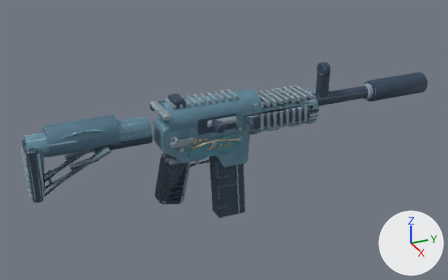
The glTF model models/csgo/anime-m4a1.glb as it was, and as the next commit left it.
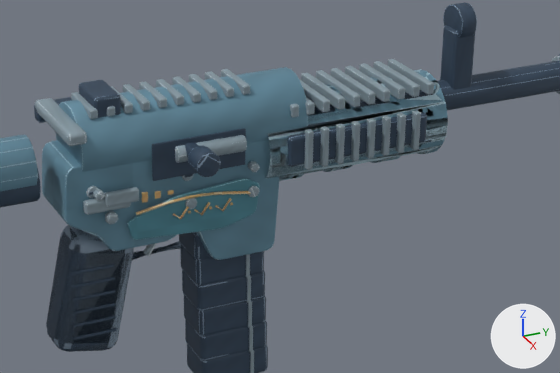
The first picture shows the older version from a camera (50 mm lens) standing at (1.243, -0.46, 0.593) and looking at (-0.016, 0.106, -0.036). The close-ups show the older and then the newer version on the part from 30% to 81% of the width and 22% to 76% of the height of that picture. Only the edits that show in the close-ups are written down. The axes (+X, +Y, +Z) are drawn at lower right. The lights are the same throughout. Where no turn or scale is listed for an object, it has been applied to the vertices. Vertices at exactly the same position are counted once.

Objects in the first close-up: 'World hardware', 'World paint', 'bolt_Machined edges', 'bolt_Polymer', 'magazine_Machined edges', 'magazine_Parkerized steel', 'weapon_Inset blue ceramic', 'weapon_Machined edges', 'weapon_Parkerized steel', 'weapon_Polymer', 'weapon_Weapon finish / Parkerized steel' and 3 more.
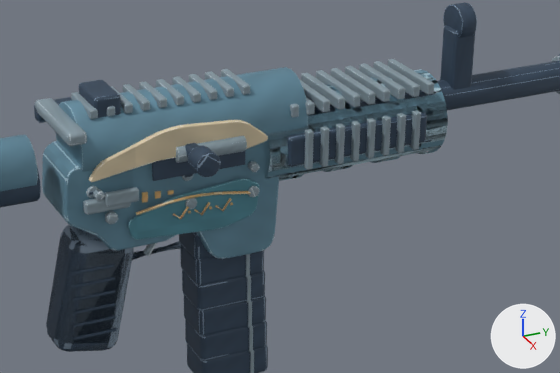
Boxes [x1, y1, x2, y2] around the edits, measured in the close-ups (560 x 373 px; the box of a moved part takes in the faces that stretch with it):
```json
{"object": "weapon_Weapon finish / Parkerized steel", "change": "reshaped", "before": [0, 67, 448, 260], "after": [0, 67, 448, 259]}
{"object": "weapon_Weapon finish / Ivory enamel", "change": "added", "after": [89, 120, 268, 182], "on screen": "brown"}
{"part": 1, "of": "me_cylinder_011", "change": "moved or reshaped", "before": [42, 139, 280, 260], "after": [42, 139, 279, 259]}
{"part": 2, "of": "me_cylinder_011", "change": "surface changed", "before": [42, 141, 275, 260], "after": [43, 141, 275, 251]}
{"part": 3, "of": "me_world_weapon_surface_001", "change": "added", "after": [89, 121, 268, 182]}
{"part": 4, "of": "me_world_weapon_surface_001", "change": "moved or reshaped", "before": [0, 69, 446, 260], "after": [28, 69, 447, 259]}
```

Scene script edits in JSON lines:
```json
{"op": "add", "block": "img_painted_weapon_finish___ivory_enamel", "code": ["img_painted_weapon_finish___ivory_enamel = load_image('Painted Weapon finish / Ivory enamel', '_unpacked/Painted_Weapon_finish___Ivory_enamel', 192, 192, 'sRGB')"]}
{"op": "add", "block": "mat_weapon_finish___ivory_enamel", "code": ["mat_weapon_finish___ivory_enamel = principled_material('Weapon finish / Ivory enamel')", "mat_weapon_finish___ivory_enamel.texture = img_painted_weapon_finish___ivory_enamel", "mat_weapon_finish___ivory_enamel.metallic = 0.12", "mat_weapon_finish___ivory_enamel.roughness = 0.64"]}
{"block": "me_cylinder_011", "where": "me_cylinder_011.from_pydata(...)  # 1156 vertices, 2108 faces; spans x -0.043..0.043, y -0.133..0.556, z -0.123..0.051"}
{"block": "me_cylinder_011", "where": "# used by ob_weapon_weapon_finish___parkerized_steel; location = (0.0, -0.221, 0.039)"}
{"block": "me_cylinder_011", "change": "me_cylinder_011 part 1: 356 of 1156 vertices moved; they spanned x -0.034..0.034, y 0.153..0.376, z -0.123..0.003 and now span x -0.034..0.034, y 0.154..0.376, z -0.123..0.003; mean shift (0.0, 0.0, 0.0); largest move (-0.034, 0.374, -0.008) -> (-0.034, 0.373, -0.015)"}
{"block": "me_cylinder_011", "change": "me_cylinder_011 part 2: 114 kept faces spanning x -0.034..0.034, y 0.155..0.376, z -0.123..0.003 get new texture (UV) coordinates"}
{"block": "me_world_weapon_surface_001", "where": "# used by ob_world_paint; location = (0.0, 0.0, 0.0)"}
{"op": "remove", "block": "me_world_weapon_surface_001", "code": "me_world_weapon_surface_001.from_pydata(...)  # 337 vertices, 529 faces; spans x -0.043..0.043, y -0.353..0.335, z -0.084..0.09"}
{"op": "add", "block": "me_world_weapon_surface_001", "code": "me_world_weapon_surface_001.from_pydata(...)  # 478 vertices, 794 faces; spans x -0.043..0.043, y -0.353..0.335, z -0.083..0.09"}
{"block": "me_world_weapon_surface_001", "change": "me_world_weapon_surface_001 part 3: a new loose piece of 44 vertices spanning x 0.036..0.042, y -0.044..0.135, z 0.027..0.067, in mat_weapon_finish___world"}
{"block": "me_world_weapon_surface_001", "change": "me_world_weapon_surface_001 part 4: 17 vertices moved from x -0.034..0.034, y -0.089..0.335, z -0.052..0.064 to x -0.034..0.034, y -0.089..0.335, z -0.049..0.064; 71 vertices removed from x -0.034..0.037, y -0.353..0.335, z -0.084..0.065; 124 vertices added at x -0.034..0.04, y -0.353..0.335, z -0.083..0.065"}
{"block": "me_world_weapon_surface_001", "change": "other edits to the shape of me_world_weapon_surface_001 do not show in these pictures"}
{"op": "add", "block": "me_ivory_swept_receiver_shell", "code": ["me_ivory_swept_receiver_shell = bpy.data.meshes.new('Ivory swept receiver shell')", "me_ivory_swept_receiver_shell.from_pydata(...)  # 619 vertices, 1230 faces; spans x -0.003..0.081, y -0.044..0.135, z 0.027..0.067", "me_ivory_swept_receiver_shell.materials.append(mat_weapon_finish___ivory_enamel)  # picture img_painted_weapon_finish___ivory_enamel"]}
{"op": "add", "block": "ob_weapon_weapon_finish___ivory_enamel", "code": ["ob_weapon_weapon_finish___ivory_enamel = bpy.data.objects.new('weapon_Weapon finish / Ivory enamel', me_ivory_swept_receiver_shell)", "ob_weapon_weapon_finish___ivory_enamel.location = (-0.039, 0.0, 0.0)"]}
```
